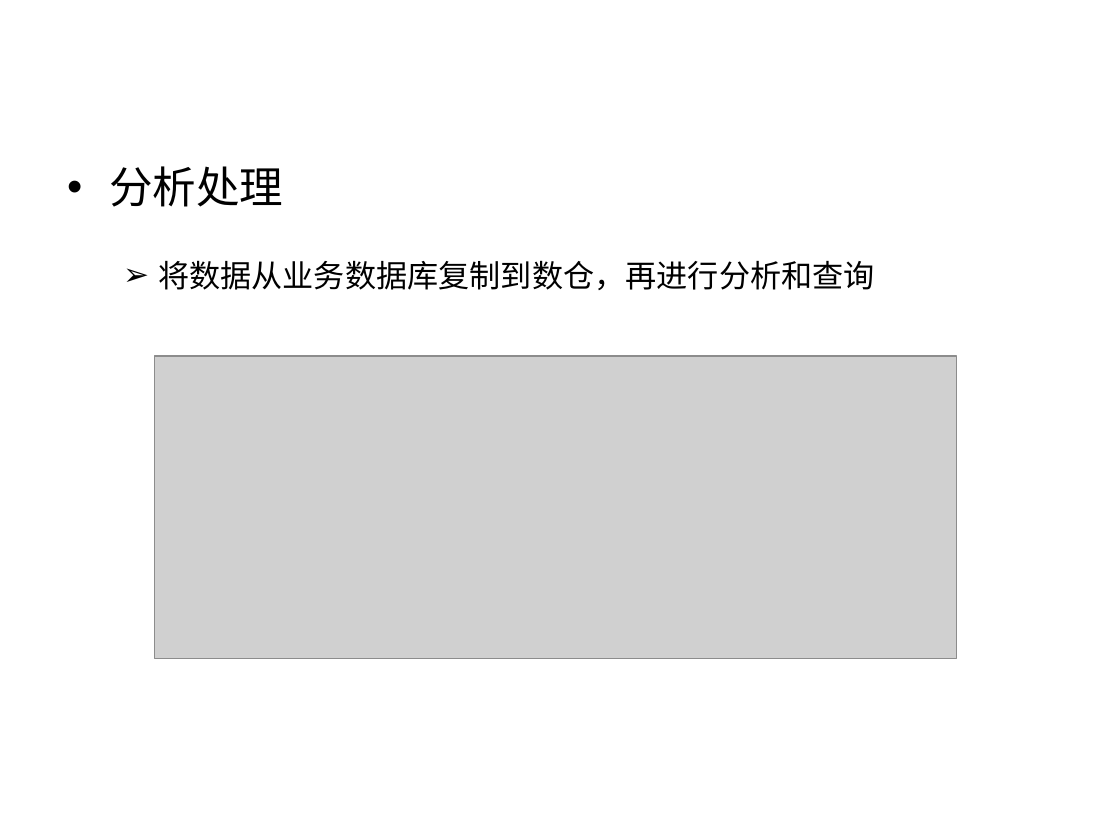
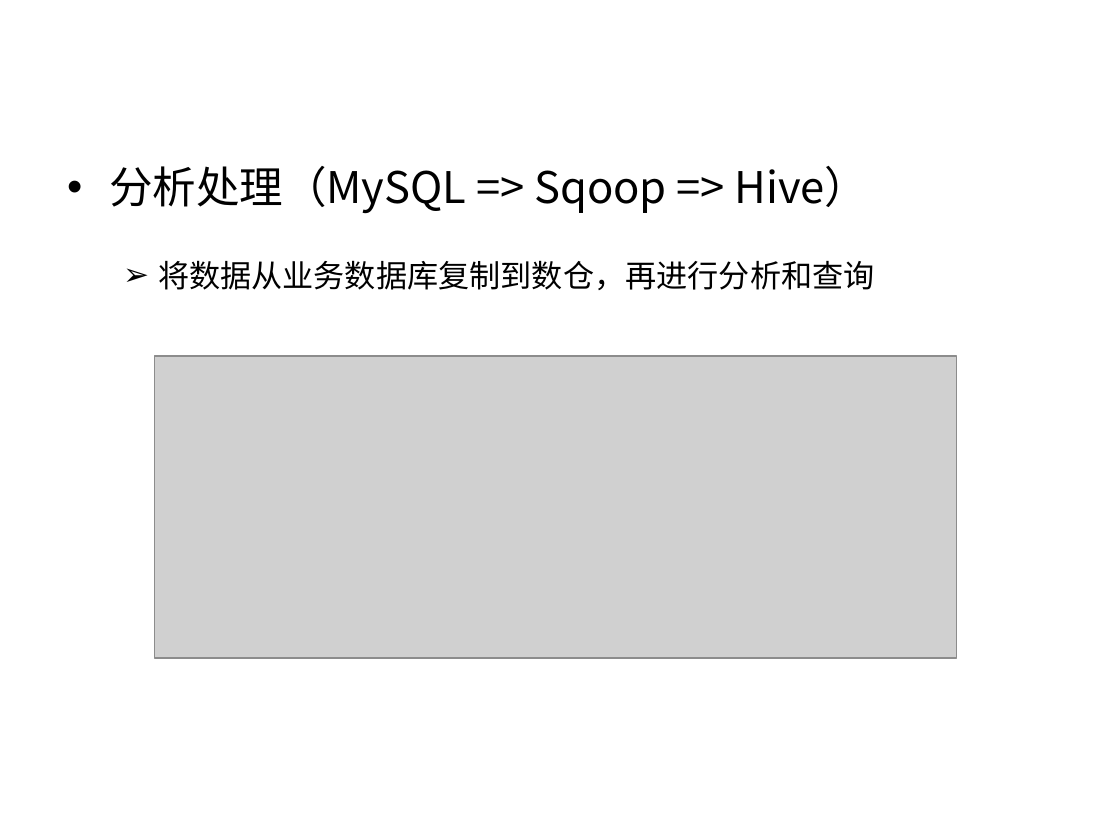
Before and after one commit to confucianzuoyuan/flink-tutorial, a slide deck: slide 10 of slides/1_Flink简介.pptx (slide 9 before the commit). Drawn at 1120x840 pixels with LibreOffice and Linux fonts; fonts in the diff are those of the drawing; grey boxes stand for pictures; background and template pictures are left out. Boxes give left, top, right and bottom in pixels: in the first picture for what was removed or moved away, otherwise in the second. Text is boxed around its words. In the diff, an @@ line names an element or a change of style, - is before the commit and + after.

```diff
--- a/slides/1_Flink简介.pptx
+++ b/slides/1_Flink简介.pptx
@@ text at (109,166,869,214): text changed @@
-• 分析处理
+• 分析处理（MySQL => Sqoop => Hive）
```
Also in this commit, not shown: 17 other slides changed, 2 slides added, 18 other files.
